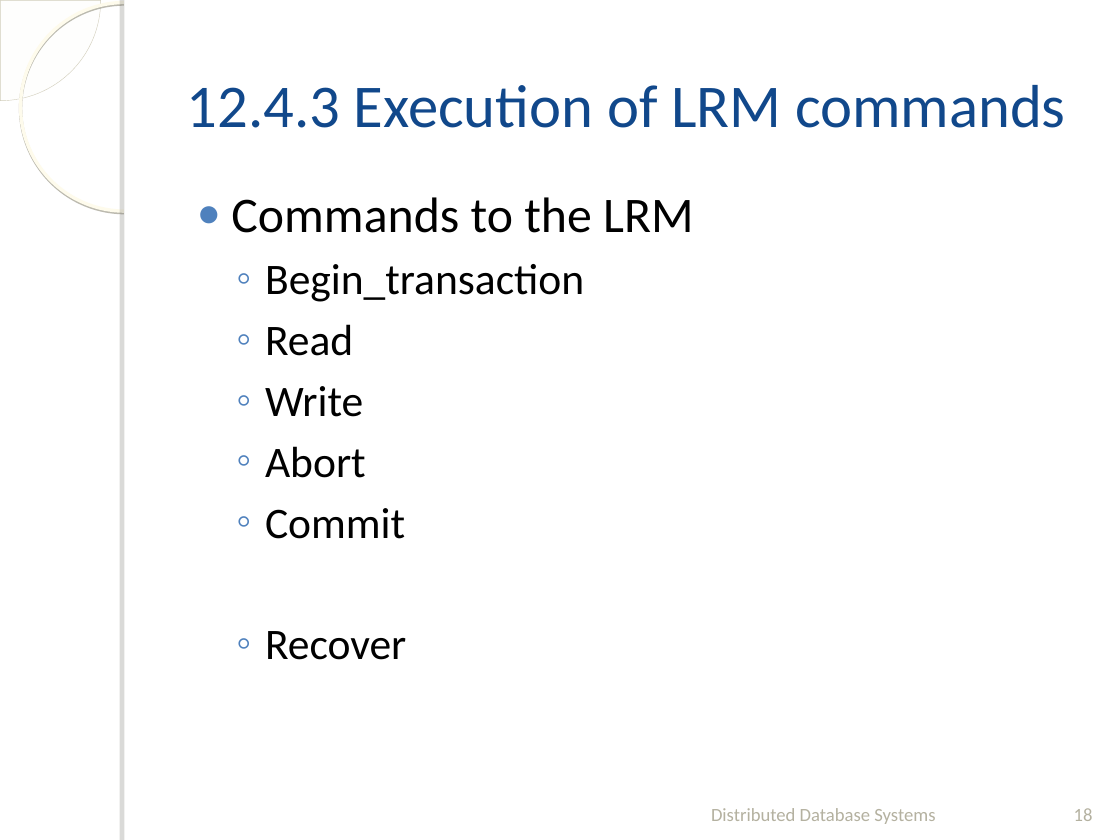
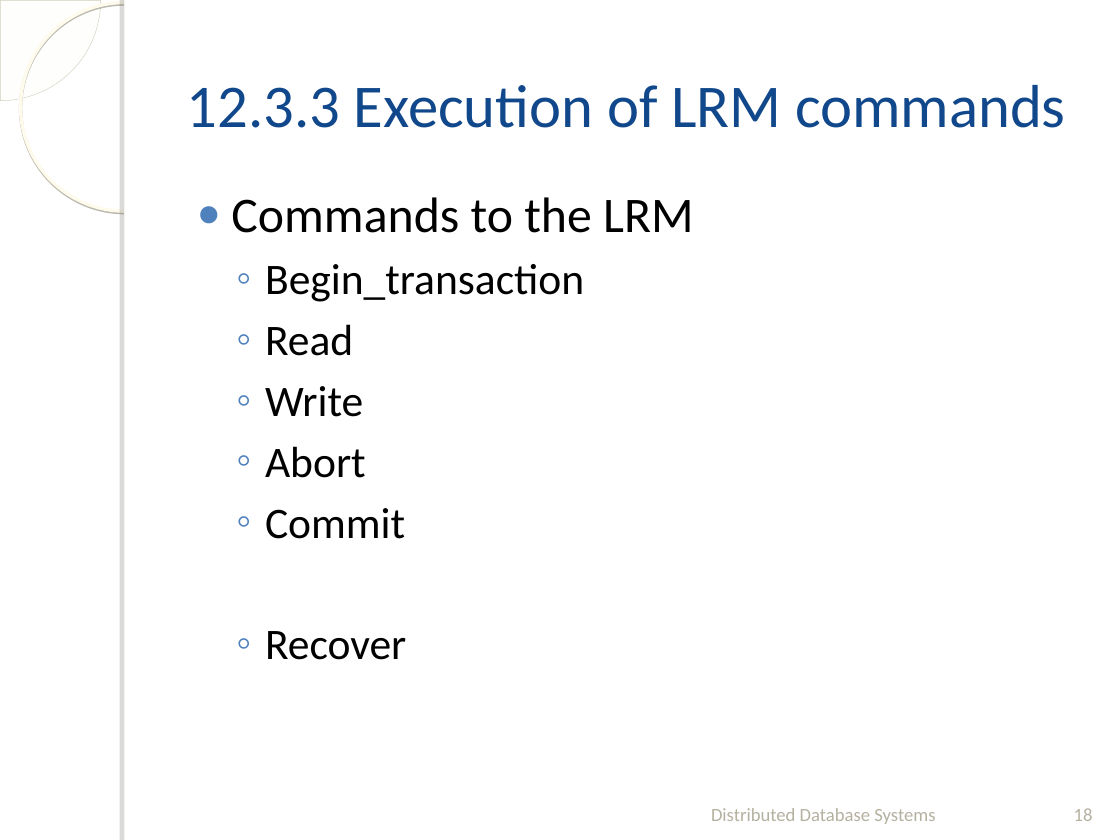
Before and after one commit to fanju1984/ddb, a slide deck: slide 18 of Fall 2017/Slides/12. Distributed DBMS Reliability - 1 of 3.ppt. Drawn at 1120x840 pixels with LibreOffice and Linux fonts; fonts in the diff are those of the drawing; background and template pictures are left out. Boxes give left, top, right and bottom in pixels: in the first picture for what was removed or moved away, otherwise in the second. Text is boxed around its words. In the diff, an @@ line names an element or a change of style, - is before the commit and + after.

```diff
--- a/Fall 2017/Slides/12. Distributed DBMS Reliability - 1 of 3.ppt
+++ b/Fall 2017/Slides/12. Distributed DBMS Reliability - 1 of 3.ppt
@@ title at box(187, 85, 1065, 128): text changed @@
-12.4.3 Execution of LRM commands
+12.3.3 Execution of LRM commands
```
Also in this commit, not shown: 3 other slides changed, 3 other files.
